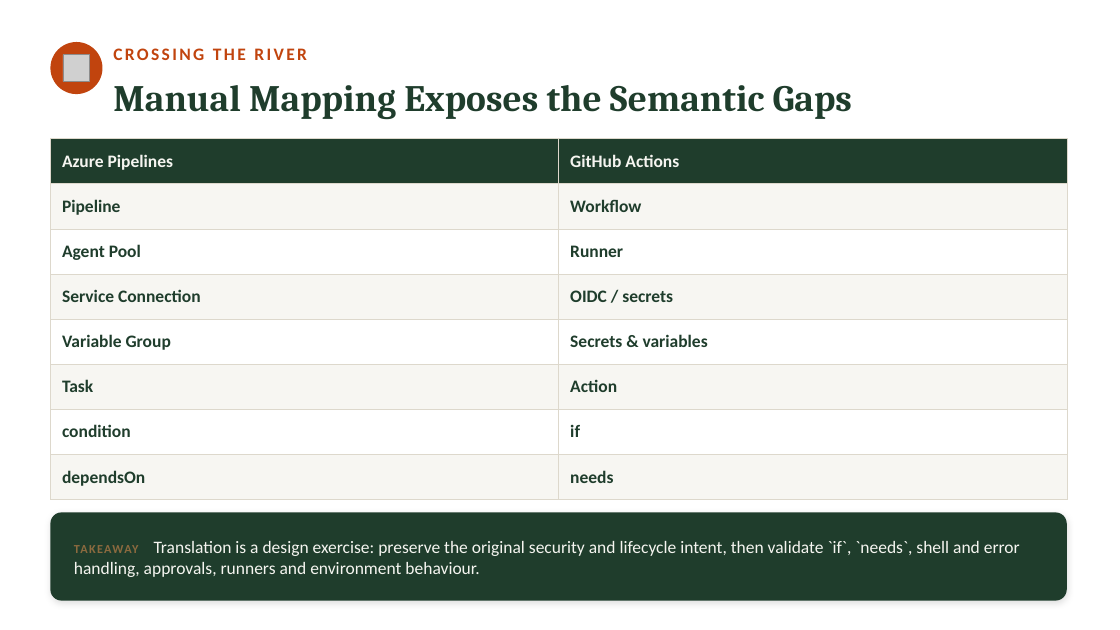
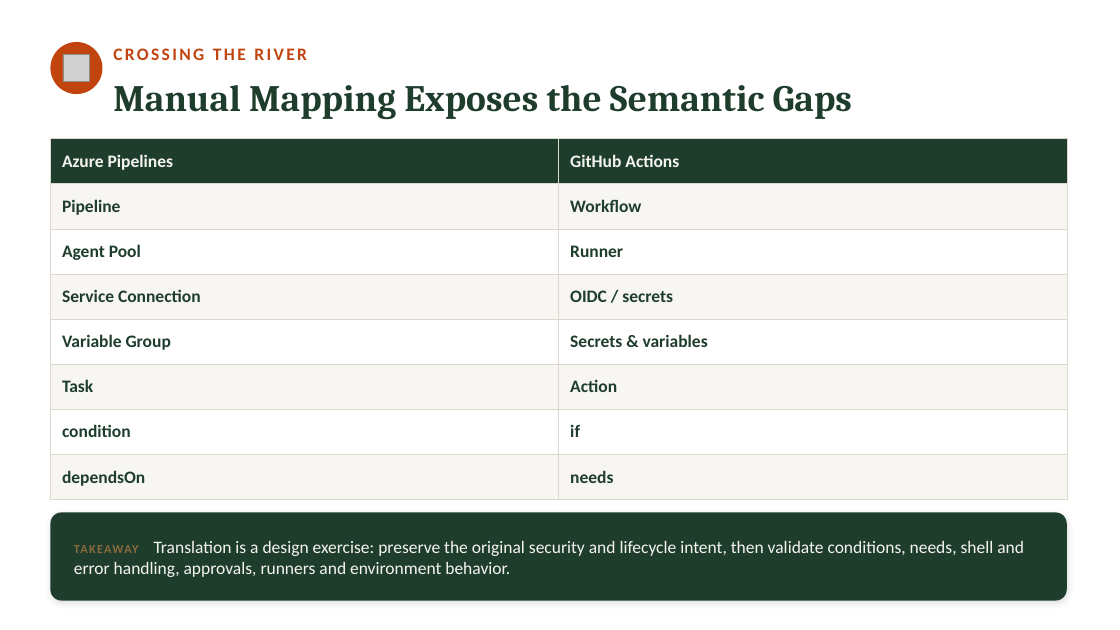
Before and after one commit to neumann1990/Azure_DevOps_To_GitHub, a slide deck: slide 20 of presentation/azure-devops-to-github-the-great-migration-FULL-DECK.pptx (slide 21 before the commit). Drawn at 1120x630 pixels with LibreOffice and Linux fonts; fonts in the diff are those of the drawing; grey boxes stand for pictures. Boxes give left, top, right and bottom in pixels: in the first picture for what was removed or moved away, otherwise in the second. Text is boxed around its words. In the diff, an @@ line names an element or a change of style, - is before the commit and + after.

```diff
--- a/presentation/azure-devops-to-github-the-great-migration-FULL-DECK.pptx
+++ b/presentation/azure-devops-to-github-the-great-migration-FULL-DECK.pptx
@@ text at <box>74,541,1024,577</box>: text changed @@
-TAKEAWAY Translation is a design exercise: preserve the original security and lifecycle intent, then validate `if`, `needs`, shell and error handling, approvals, runners and environment behaviour.
+TAKEAWAY Translation is a design exercise: preserve the original security and lifecycle intent, then validate conditions, needs, shell and error handling, approvals, runners and environment behavior.
```
Also in this commit, not shown: 19 other slides changed, 5 slides removed.
